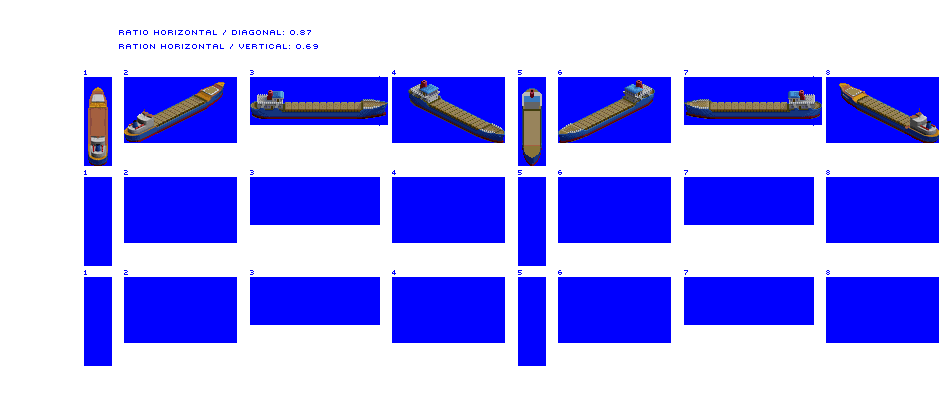
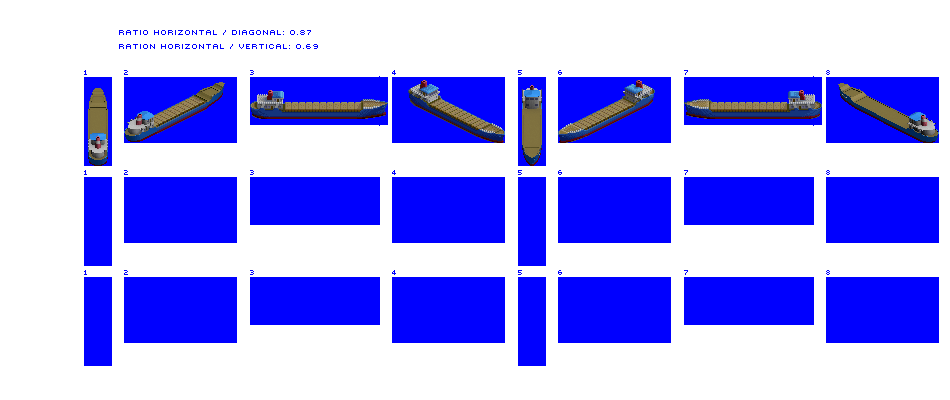
Revision of a layered 950px x 400px image; what changed, layer by layer:
painted on "Coaster" over [88,82,939,166]
